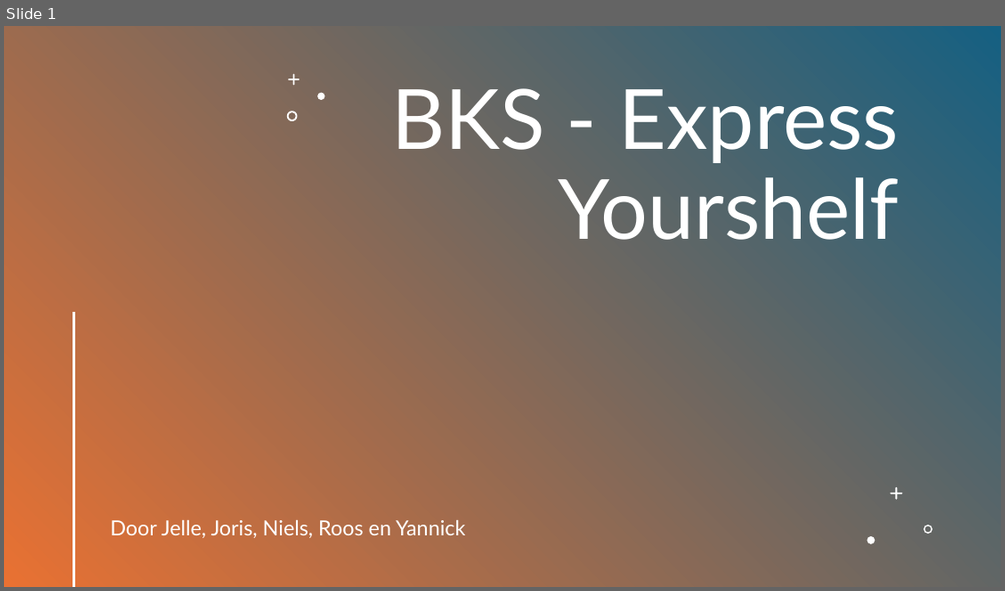
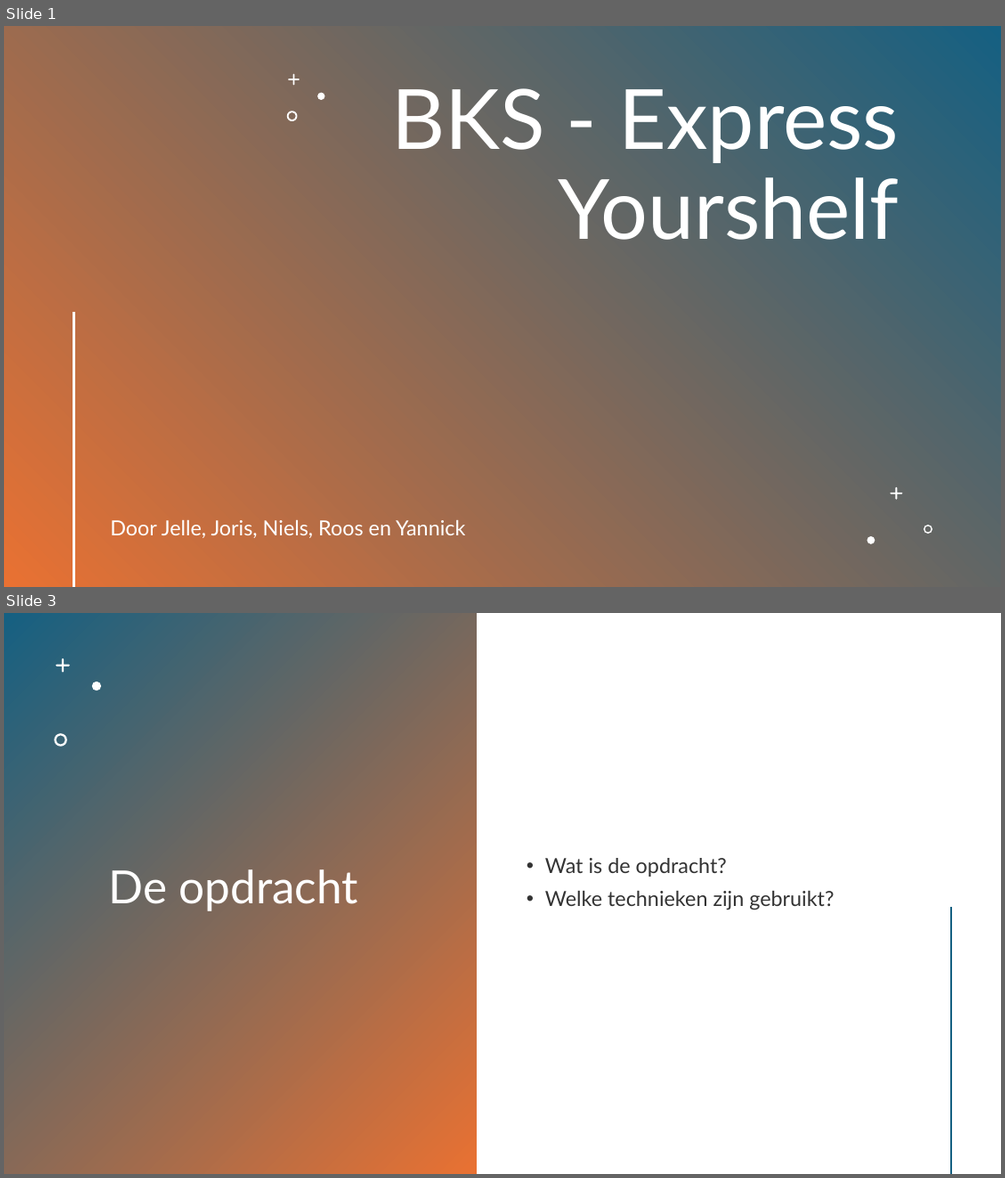
Before and after one commit to HANICA-DWA/project-sep23-klipspringer, a slide deck: groepsdocumenten/Presentatie - BKS.pptx. Shown one above the other, each under a label of ours: slide 1 before the commit, slides 1 and 3 after it; the slides between them are not shown. The pictures are 1005x591 and 1005x1178 pixels, drawn with LibreOffice and Linux fonts; fonts in the diff are those of the drawing. Boxes give left, top, right and bottom in pixels: in the first picture for what was removed or moved away, otherwise in the second. Text is boxed around its words. In the diff, an @@ line names an element or a change of style, - is before the commit and + after.

```diff
--- a/groepsdocumenten/Presentatie - BKS.pptx
+++ b/groepsdocumenten/Presentatie - BKS.pptx
@@ slide 3 added at bbox=[4, 613, 1001, 1174], background #FFFFFF @@
@@ rectangle added at bbox=[4, 613, 477, 1174], fill gradient #156082 to #E97132 @@
@@ freeform shape added at bbox=[56, 658, 70, 673], fill #FFFFFF @@
@@ freeform shape added at bbox=[92, 682, 101, 690], fill #FFFFFF @@
@@ freeform shape added at bbox=[54, 733, 67, 747], fill #FFFFFF @@
@@ title added at bbox=[109, 869, 358, 911], 44 pt, text #FFFFFF @@
+De opdracht
@@ text added at bbox=[545, 858, 833, 910], 20 pt, text #000000 at 80% opacity @@
+• Wat is de opdracht?
+• Welke technieken zijn gebruikt?
@@ line added from (952, 908) to (952, 1173), #E97132 2 pt @@
```
Also in this commit, not shown: 4 slides changed, 2 other slides added, 2 slides removed.
